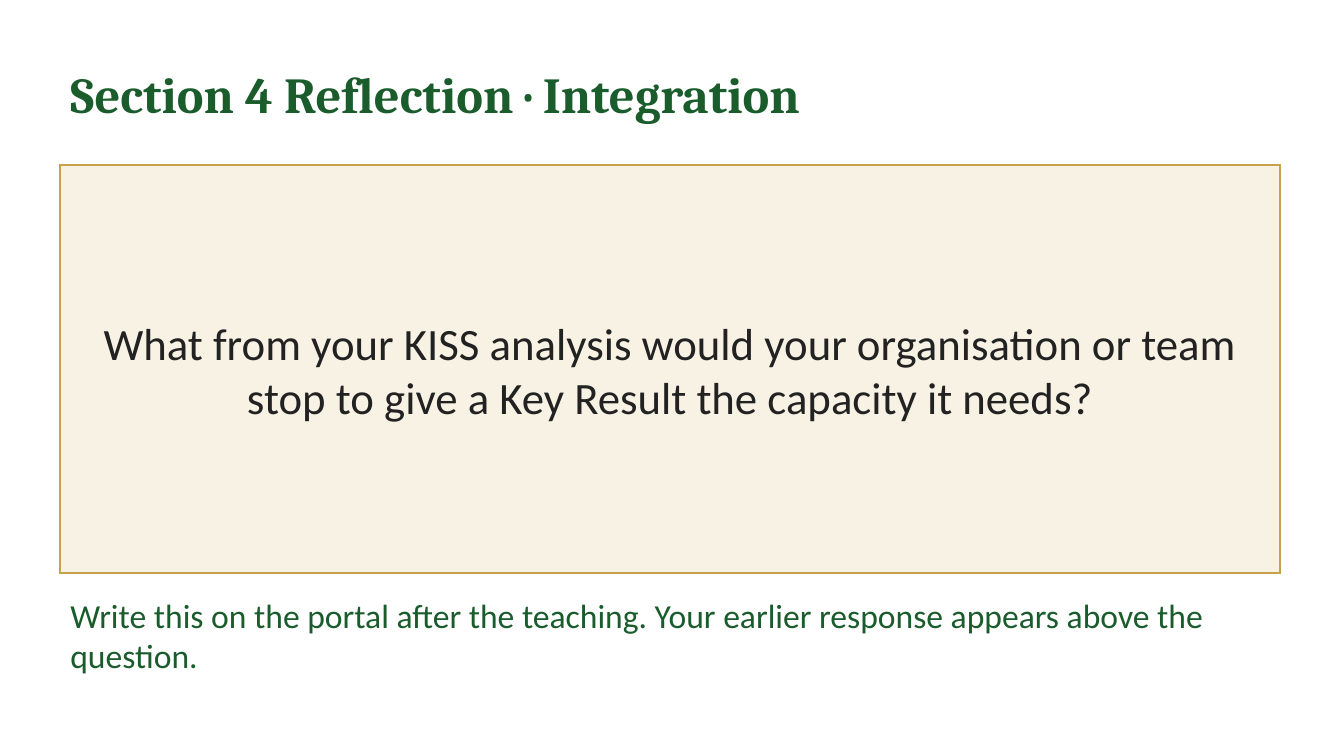
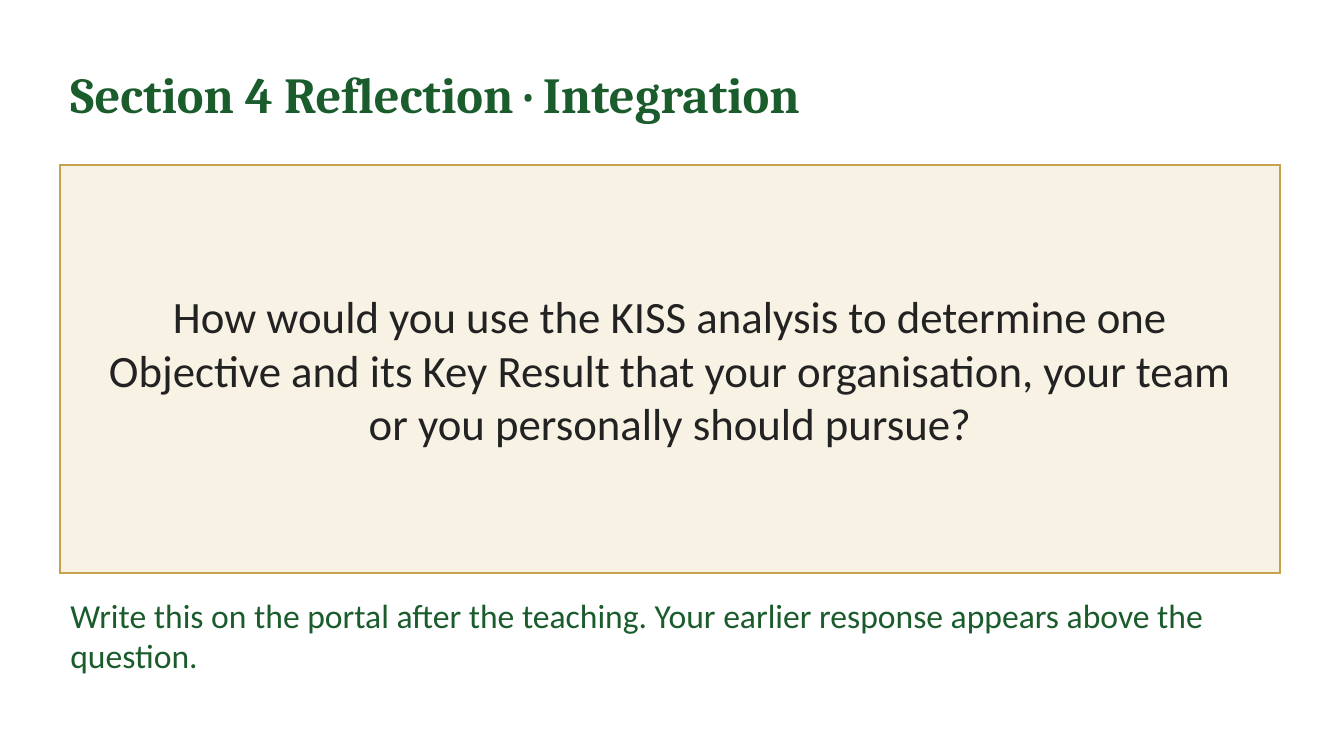
Before and after one commit to IBSL26/ibsl-platform, a slide deck: slide 33 of Unit decks/Unit 03 - SiP KISS Mapping & OKR Definition.pptx. Drawn at 1344x756 pixels with LibreOffice and Linux fonts; fonts in the diff are those of the drawing. Boxes give left, top, right and bottom in pixels: in the first picture for what was removed or moved away, otherwise in the second. Text is boxed around its words. In the diff, an @@ line names an element or a change of style, - is before the commit and + after.

```diff
--- a/Unit decks/Unit 03 - SiP KISS Mapping & OKR Definition.pptx
+++ b/Unit decks/Unit 03 - SiP KISS Mapping & OKR Definition.pptx
@@ text in rectangle at [109, 302, 1230, 448]: text changed @@
-What from your KISS analysis would your organisation or team stop to give a Key Result the capacity it needs?
+How would you use the KISS analysis to determine one Objective and its Key Result that your organisation, your team or you personally should pursue?
```
Also in this commit, not shown: 1 other slide changed, 12 other files.
